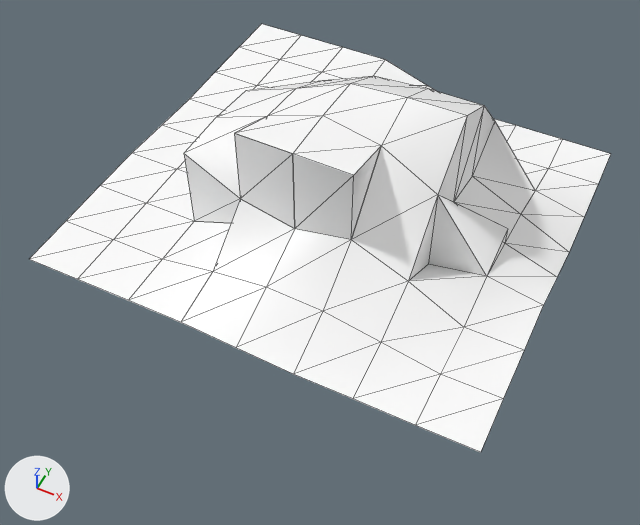
The FBX model TGT Unity Project/Assets/Models/export/chunkHolder.fbx, before and after one commit.
Rendered twice from a camera (50 mm lens) standing at (2.5, -44.2, 37.4) and looking at (-11.8, -15.8, 1.9). Every picture has the same lights, and +X, +Y and +Z are marked at lower left. Mesh edges are drawn as thin lines. Where no turn or scale is listed for an object, it has been applied to the vertices.

The first picture shows 'testMap_8_01_chunk_0_0_0', 'testMap_8_01_chunk_1_1_0', 'testMap_8_01_chunk_2_0_1', 'testMap_8_01_chunk_3_1_1', 'testMap_8_01_sidemesh_0_0', 'testMap_8_01_sidemesh_0_1', 'testMap_8_01_sidemesh_1_1'.
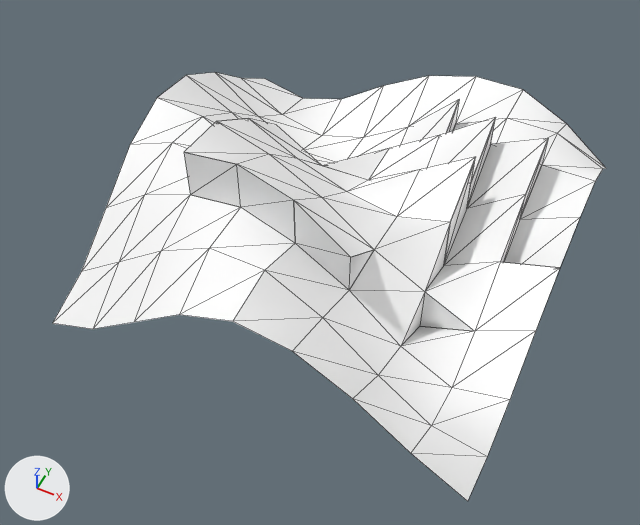
Where the change shows, as pixel boxes (x1, y1, x2, y2) in the pictures (640 x 525 px; the box of a moved part takes in the faces that stretch with it):
'testMap_8_01_chunk_2_0_1', reshaped (16% shorter): before (236, 84, 557, 452); after (233, 192, 560, 501)
'testMap_8_01_chunk_3_1_1', reshaped (8% narrower, 12% shorter): before (30, 84, 349, 348); after (53, 98, 346, 329)
'testMap_8_01_chunk_0_0_0', reshaped: before (351, 76, 611, 277); after (348, 76, 606, 268)
'testMap_8_01_chunk_1_1_0', reshaped: before (162, 24, 427, 137); after (157, 72, 428, 192)
'testMap_8_01_sidemesh_0_1', reshaped: before (293, 117, 508, 281); after (294, 201, 474, 346)
'testMap_8_01_sidemesh_1_1', reshaped: before (184, 134, 295, 229); after (184, 152, 295, 242)
'testMap_8_01_sidemesh_0_0', reshaped: before (454, 106, 495, 201); after (444, 101, 548, 263)
part 1 of me_scene_006, added: after (53, 98, 295, 329)
part 2 of me_scene_006, cut back: before (30, 84, 349, 348); after (184, 118, 346, 200)
part 5 of me_scene_004, moved or reshaped: before (487, 244, 556, 277); after (475, 262, 559, 331)
part 6 of me_scene, rebuilt: before (351, 76, 611, 277); after (400, 76, 606, 268)
part 7 of me_scene, moved or reshaped (not visible before): after (348, 117, 548, 265)
part 8 of me_scene_002, moved or reshaped (not visible before): after (234, 114, 335, 166)

Patch to the scene script:
```diff
--- a/TGT Unity Project/Assets/Models/export/chunkHolder.fbx.py
+++ b/TGT Unity Project/Assets/Models/export/chunkHolder.fbx.py
@@ me_scene_007 @@
-me_scene_007.from_pydata(...)  # 13 vertices, 10 faces; spans x -18.0..-12.0, y -21.0..-12.0, z 4.02..11.25
+me_scene_007.from_pydata(...)  # 10 vertices, 8 faces; spans x -18.0..-12.0, y -18.0..-12.0, z 3.95..9.39
+# me_scene_007 part 9: the whole mesh is rebuilt
 me_scene_007.materials.append(mat_sidemeshmat)
@@ me_scene_004 @@
-me_scene_004.from_pydata(...)  # 55 vertices, 32 faces; spans x -12.0..0.0, y -24.0..-12.0, z 2.81..11.19
+me_scene_004.from_pydata(...)  # 55 vertices, 32 faces; spans x -12.0..0.0, y -24.0..-12.0, z -1.3..8.31
+# me_scene_004 part 5: 55 of 55 vertices moved; they spanned x -12.0..0.0, y -24.0..-12.0, z 2.81..11.19 and now span x -12.0..0.0, y -24.0..-12.0, z -1.3..8.31; mean shift (0.0, 0.0, -3.43); largest move (-9.0, -12.0, 11.19) -> (-9.0, -12.0, 3.17)
 me_scene_004.materials.append(mat_topmeshmat)
@@ me_scene_001 @@
-me_scene_001.from_pydata(...)  # 10 vertices, 7 faces; spans x -9.0..-3.0, y -12.0..-3.0, z 1.79..11.19
+me_scene_001.from_pydata(...)  # 25 vertices, 20 faces; spans x -12.0..-3.0, y -12.0..-3.0, z -0.03..6.78
+# me_scene_001 part 3: the whole mesh is rebuilt
 me_scene_001.materials.append(mat_sidemeshmat)
@@ me_scene_006 @@
-me_scene_006.from_pydata(...)  # 56 vertices, 32 faces; spans x -24.0..-12.0, y -24.0..-12.0, z 4.02..11.25
+me_scene_006.from_pydata(...)  # 55 vertices, 32 faces; spans x -24.0..-12.0, y -24.0..-12.0, z -1.02..9.39
+# me_scene_006 part 1: a new loose piece of 21 vertices spanning x -24.0..-12.0, y -24.0..-12.0, z -1.02..6.53, in mat_topmeshmat (white #ffffff)
+# me_scene_006 part 2: the whole mesh is rebuilt
 me_scene_006.materials.append(mat_topmeshmat)
@@ me_scene_002 @@
-me_scene_002.from_pydata(...)  # 53 vertices, 32 faces; spans x -24.0..-12.0, y -12.0..0.0, z 2.81..11.0
+me_scene_002.from_pydata(...)  # 53 vertices, 32 faces; spans x -24.0..-12.0, y -12.0..0.0, z -1.3..6.7
+# me_scene_002 part 8: 53 of 53 vertices moved; they spanned x -24.0..-12.0, y -12.0..0.0, z 2.81..11.0 and now span x -24.0..-12.0, y -12.0..0.0, z -1.3..6.7; mean shift (0.0, 0.0, -2.99); largest move (-12.0, -9.0, 9.47) -> (-12.0, -9.0, 2.13)
 me_scene_002.materials.append(mat_topmeshmat)
@@ me_scene @@
-me_scene.from_pydata(...)  # 56 vertices, 32 faces; spans x -12.0..0.0, y -12.0..0.0, z 1.79..11.19
+me_scene.from_pydata(...)  # 63 vertices, 32 faces; spans x -12.0..0.0, y -12.0..0.0, z -0.03..6.78
+# me_scene part 6: the loose piece of 29 vertices spanning x -12.0..0.0, y -12.0..0.0, z 1.79..11.19 is rebuilt with 21 vertices and now spans x -12.0..0.0, y -12.0..0.0, z -0.03..4.85
+# me_scene part 7: 27 vertices removed from x -12.0..0.0, y -12.0..0.0, z 1.79..11.19; 42 vertices added at x -12.0..0.0, y -12.0..0.0, z 0.62..6.78
 me_scene.materials.append(mat_topmeshmat)
@@ me_scene_005 @@
-me_scene_005.from_pydata(...)  # 13 vertices, 8 faces; spans x -12.0..-3.0, y -18.0..-12.0, z 3.83..11.19
+me_scene_005.from_pydata(...)  # 14 vertices, 7 faces; spans x -12.0..0.0, y -18.0..-12.0, z -1.3..8.31
+# me_scene_005 part 4: the whole mesh is rebuilt
 me_scene_005.materials.append(mat_sidemeshmat)
```
